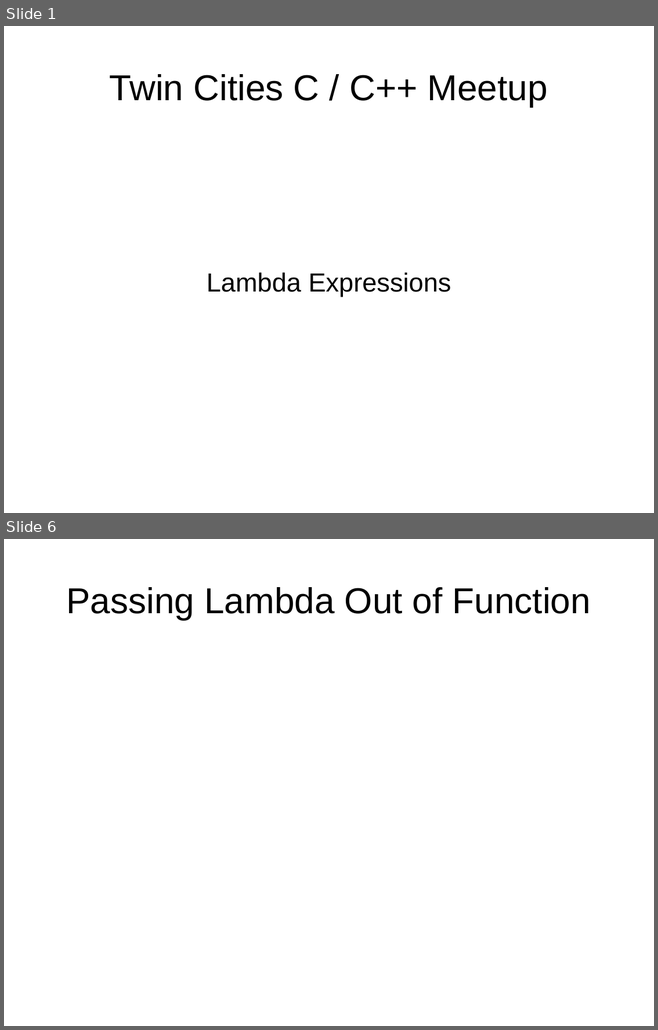
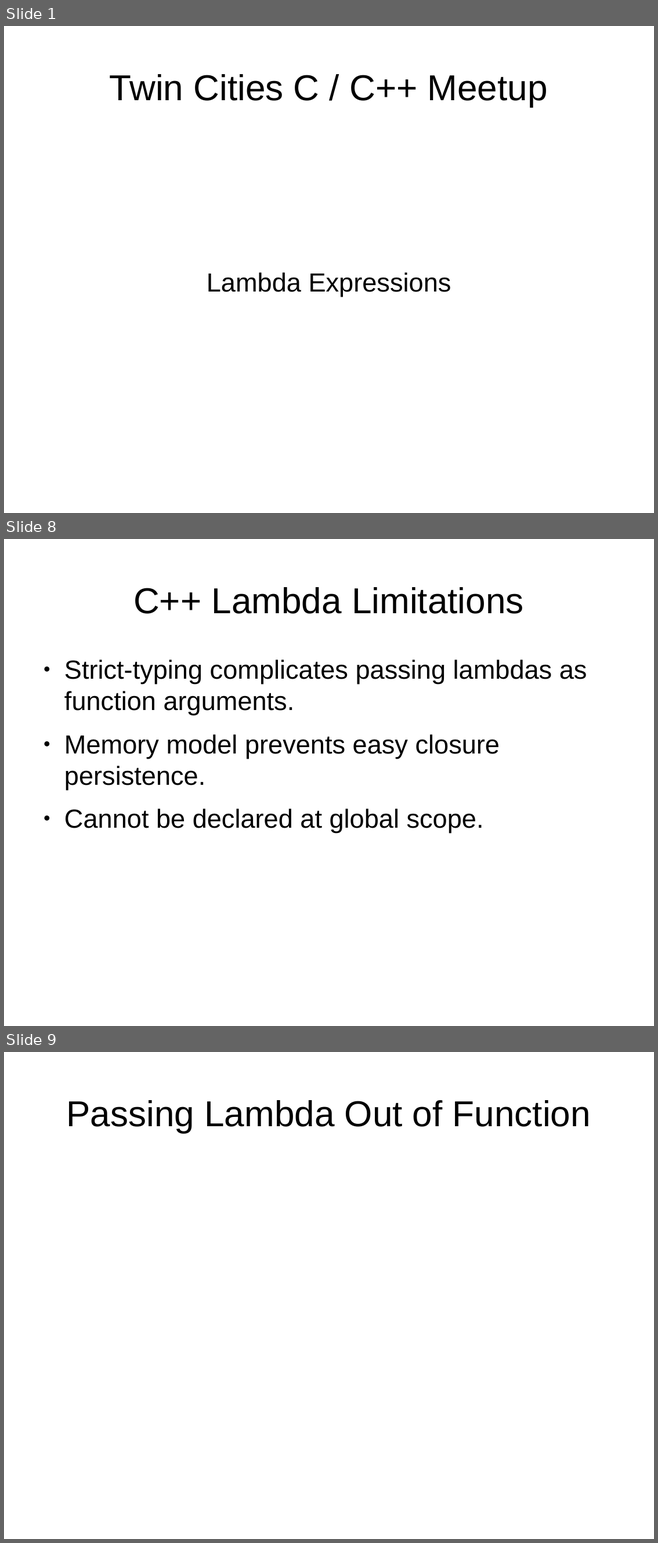
Before and after one commit to cjungmann/lambda_talk, a slide deck: lambda.odp. Shown one above the other, each under a label of ours: slides 1 and 6 before the commit, slides 1, 8 and 9 after it; the slides between them are not shown. The pictures are 658x1030 and 658x1543 pixels, drawn with LibreOffice and Linux fonts; fonts in the diff are those of the drawing. Boxes give left, top, right and bottom in pixels: in the first picture for what was removed or moved away, otherwise in the second. Text is boxed around its words. In the diff, an @@ line names an element or a change of style, - is before the commit and + after.

```diff
--- a/lambda.odp
+++ b/lambda.odp
@@ slide 8 added at (x1=4, y1=539, x2=654, y2=1026), background #FFFFFF @@
@@ title added at (x1=133, y1=587, x2=524, y2=614), 44 pt, text #000000 @@
+C++ Lambda Limitations
@@ text added at (x1=64, y1=660, x2=587, y2=833), 32 pt, text #000000 @@
+● Strict-typing complicates passing lambdas as function arguments.
+● Memory model prevents easy closure persistence.
+● Cannot be declared at global scope.
@@ what was slide 6 is now slide 9 @@
```
Also in this commit, not shown: 2 slides changed, 5 other slides added, 2 slides removed.
